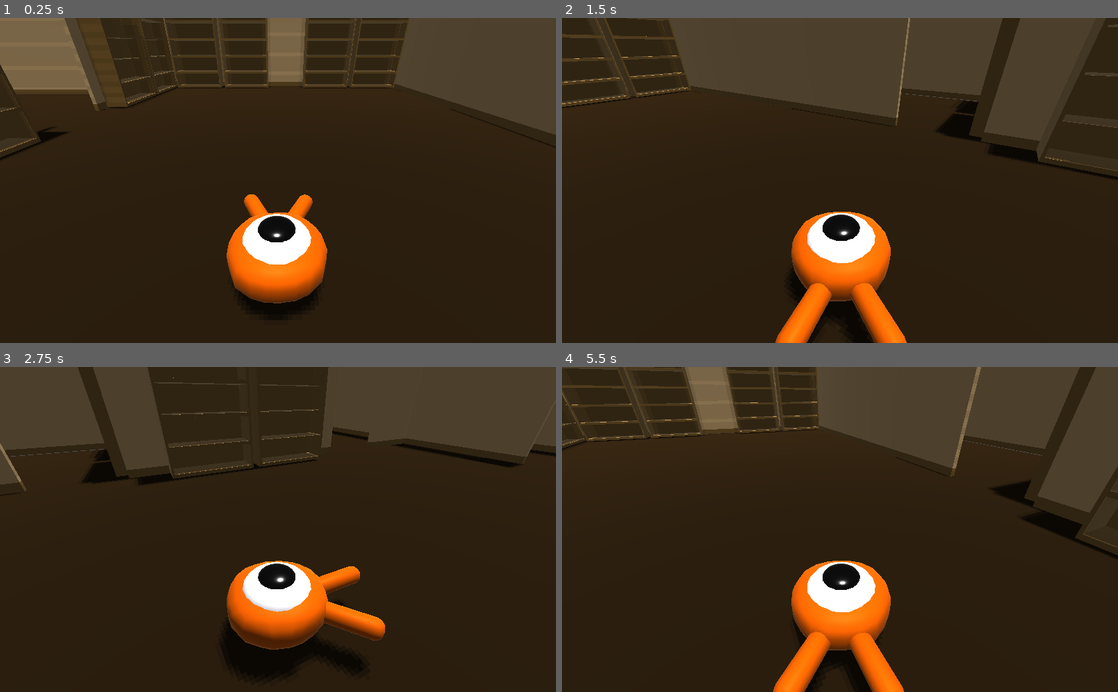
Above: before the commit, frames 1-4 (two rows, left to right).
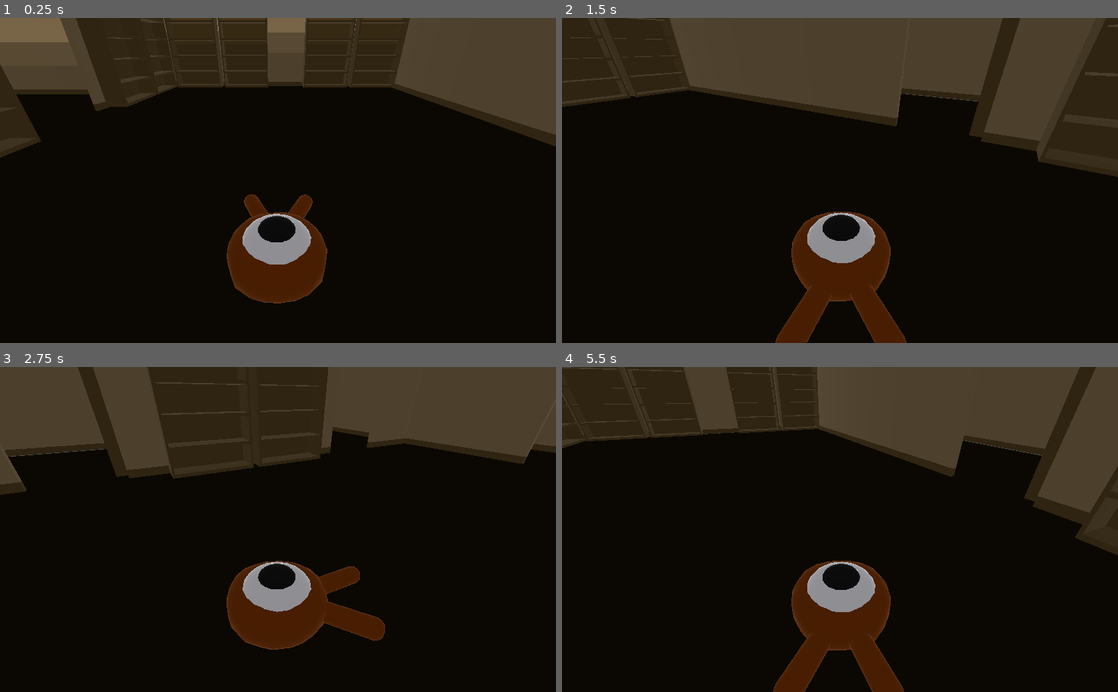
Above: after the commit, the same moments.

Repository: selinanatschke/3dprog
Game: Godot game, scene res://Main.tscn
Same seed, same stepped clock (60 frames per second), same inputs: the game is played once before the commit and once after it.
Inputs:
- Up to frame 1 (0.25 s): no input
- Up to frame 2 (1.5 s): tap Enter at 0.5 s; hold Right (move_right) 0.53-1.28 s; hold Down (move_back) from 1.28 s (still down)
- Up to frame 3 (2.75 s): release Down (move_back) at 2.03 s; hold Right (move_right) from 2.03 s (still down)
- Up to frame 4 (5.5 s): release Right (move_right) at 2.78 s; hold Up (move_forward) 2.78-3.53 s; hold Left (move_left) 3.53-5.03 s; hold Down (move_back) from 5.03 s (still down)

The runs differ from the first frame. In frame 1, 79% of the frame differs, in the area x 0-100%, y 0-100%; in frame 2, 68%; in frame 3, 67%; in frame 4, 73%.

Commit message:
darkened light source

Diff:
--- a/game/Main.tscn
+++ b/game/Main.tscn
@@ -51,6 +51,7 @@
 [node name="DirectionalLight" type="DirectionalLight" parent="."]
 transform = Transform( 1, 0, 0, 0, 0.216337, 0.976319, 0, -0.976319, 0.216337, 0, 16, 0 )
 shadow_enabled = true
+shadow_bias = -8.609
 
 [node name="Player" parent="." instance=ExtResource( 1 )]
 
